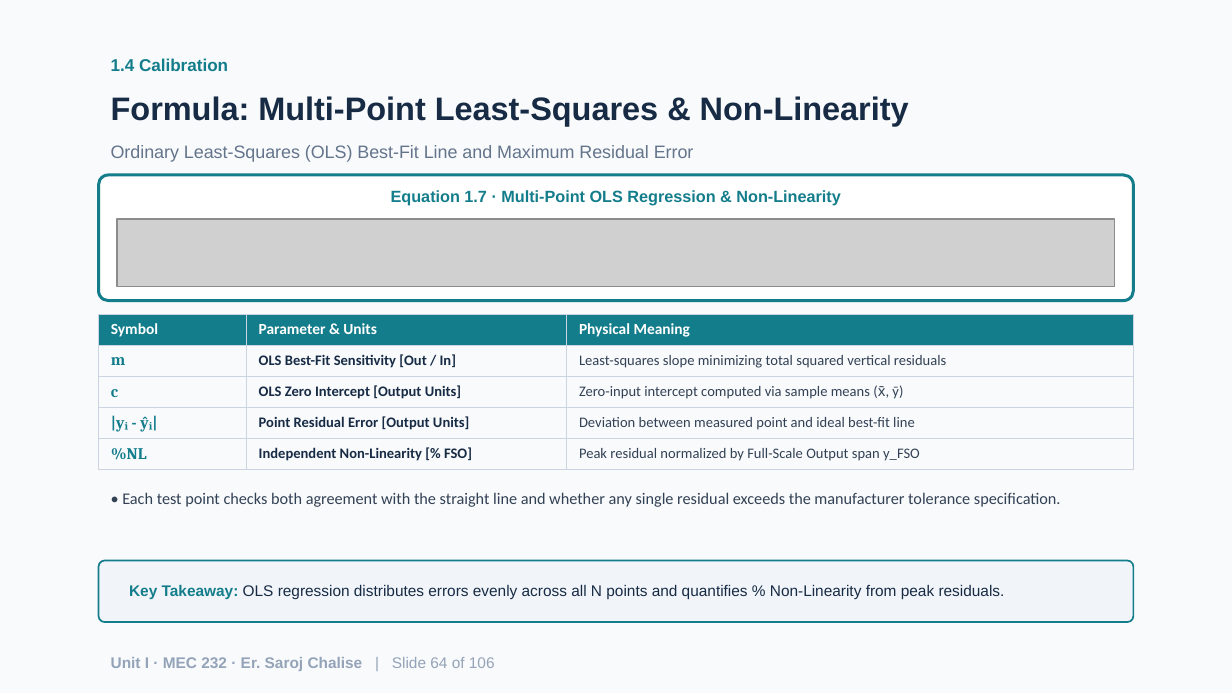
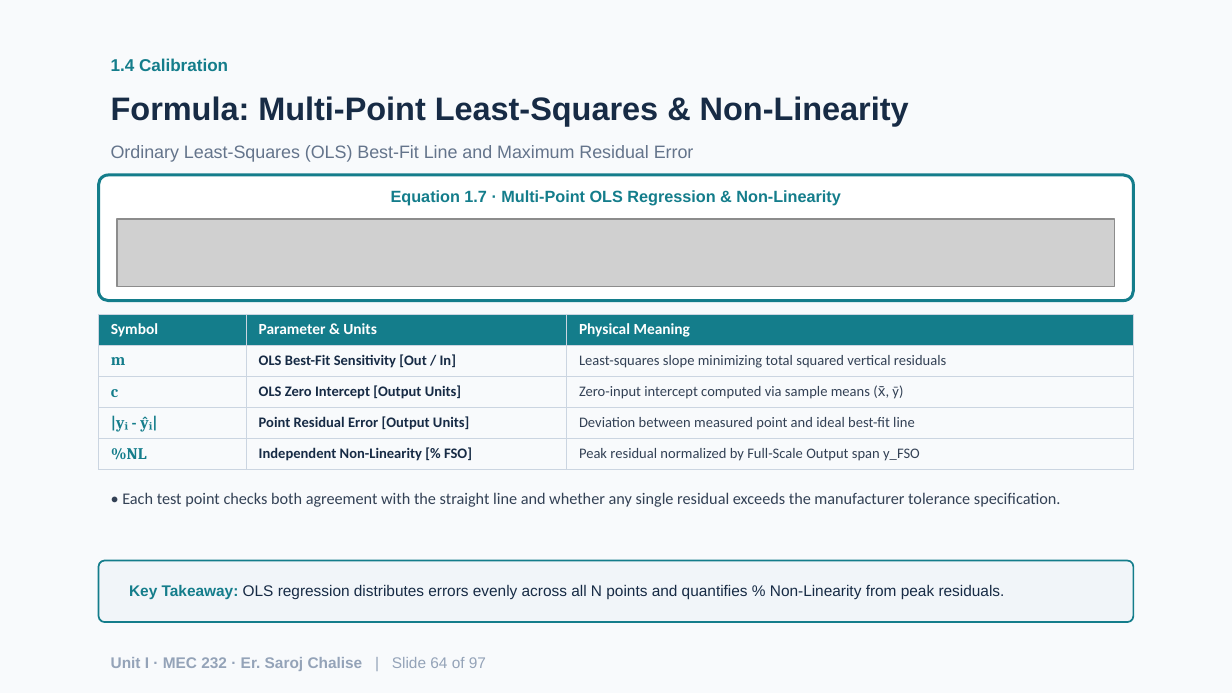
Before and after one commit to chalisesaroj/learnfromsaroj, a slide deck: slide 64 of Unit1_Fundamentals_of_Measurement_Systems.pptx. Drawn at 1232x693 pixels with LibreOffice and Linux fonts; fonts in the diff are those of the drawing; grey boxes stand for pictures. Boxes give left, top, right and bottom in pixels: in the first picture for what was removed or moved away, otherwise in the second. Text is boxed around its words. In the diff, an @@ line names an element or a change of style, - is before the commit and + after.

Commit message:
feat: extend presentation deck support to Unit II
- Expand PPTX export logic to support units I, II, and III
- Add comprehensive Unit II pedagogical architecture and asset list
- Update dynamic slide titling to use chapter unit identifiers

```diff
--- a/Unit1_Fundamentals_of_Measurement_Systems.pptx
+++ b/Unit1_Fundamentals_of_Measurement_Systems.pptx
@@ text at (x1=111, y1=657, x2=486, y2=671): text changed @@
-Unit I · MEC 232 · Er. Saroj Chalise | Slide 64 of 106
+Unit I · MEC 232 · Er. Saroj Chalise | Slide 64 of 97
```
Also in this commit, not shown: 86 other slides changed, 9 slides added, 18 slides removed, 21 other files.
